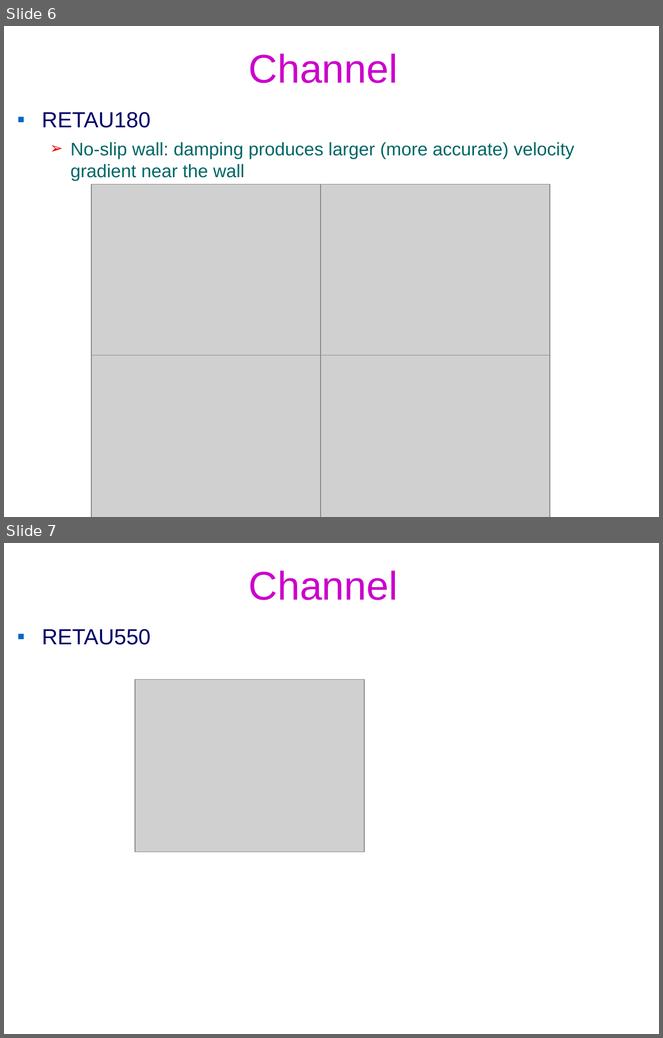
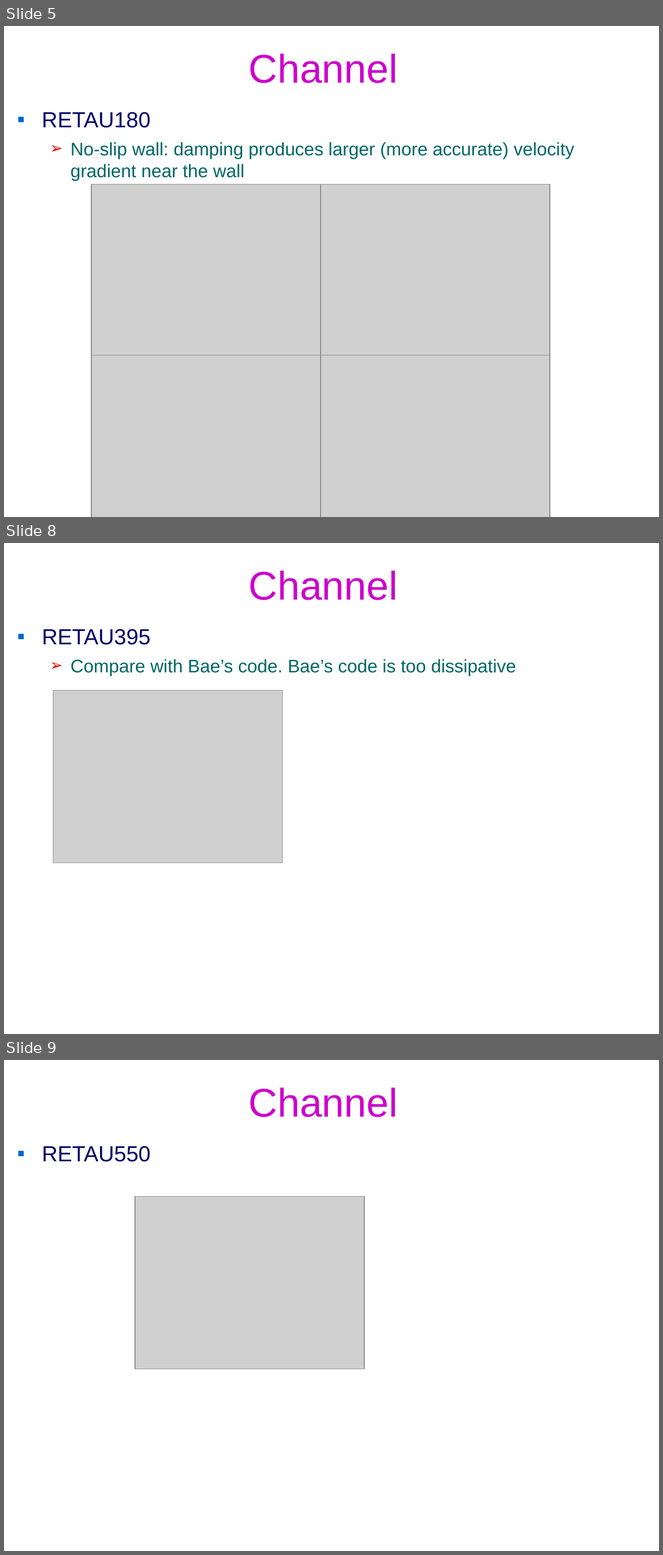
Before and after one commit to federicoVerolini/CaLES, a slide deck: docs/vv.pptx. Shown one above the other, each under a label of ours: slides 6 and 7 before the commit, slides 5, 8 and 9 after it; the slides between them are not shown. The pictures are 663x1038 and 663x1555 pixels, drawn with LibreOffice and Linux fonts; fonts in the diff are those of the drawing; grey boxes stand for pictures; background and template pictures are left out. Boxes give left, top, right and bottom in pixels: in the first picture for what was removed or moved away, otherwise in the second. Text is boxed around its words. In the diff, an @@ line names an element or a change of style, - is before the commit and + after.

```diff
--- a/docs/vv.pptx
+++ b/docs/vv.pptx
@@ slide 8 added at (x1=4, y1=543, x2=659, y2=1034), background #FFFFFF @@
@@ title added at (x1=249, y1=571, x2=398, y2=600), 44 pt, text #CC00CC @@
+Channel
@@ text added at (x1=42, y1=629, x2=517, y2=676), 20 pt, text #006666 @@
+▪ RETAU395
+  ➢ Compare with Bae’s code. Bae’s code is too dissipative
@@ picture added at (x1=53, y1=691, x2=283, y2=863) @@
@@ what was slide 6 is now slide 5 @@
@@ what was slide 7 is now slide 9 @@
```
Also in this commit, not shown: 3 slides changed, 2 other slides added, 4 other files.
